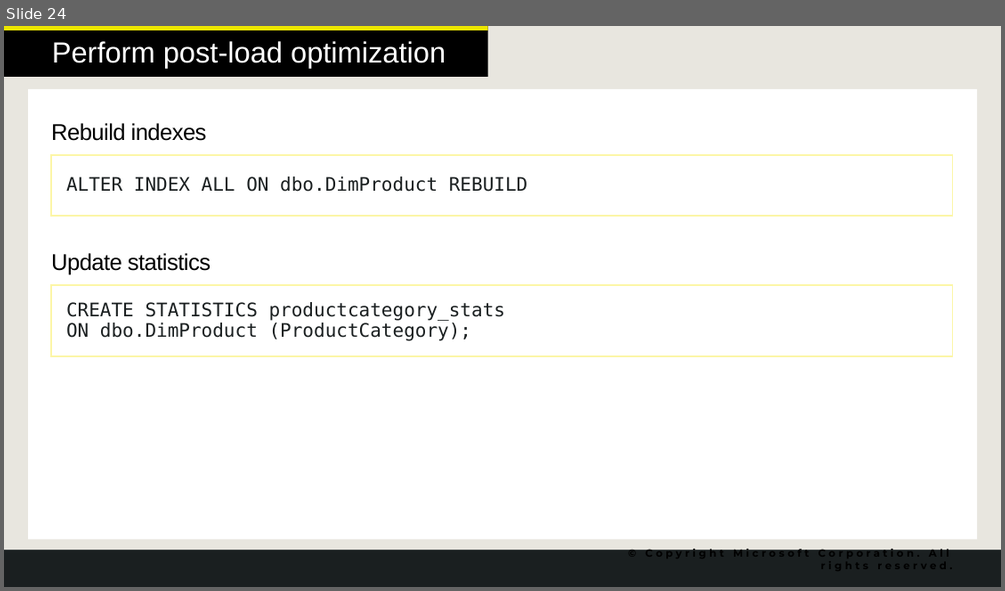
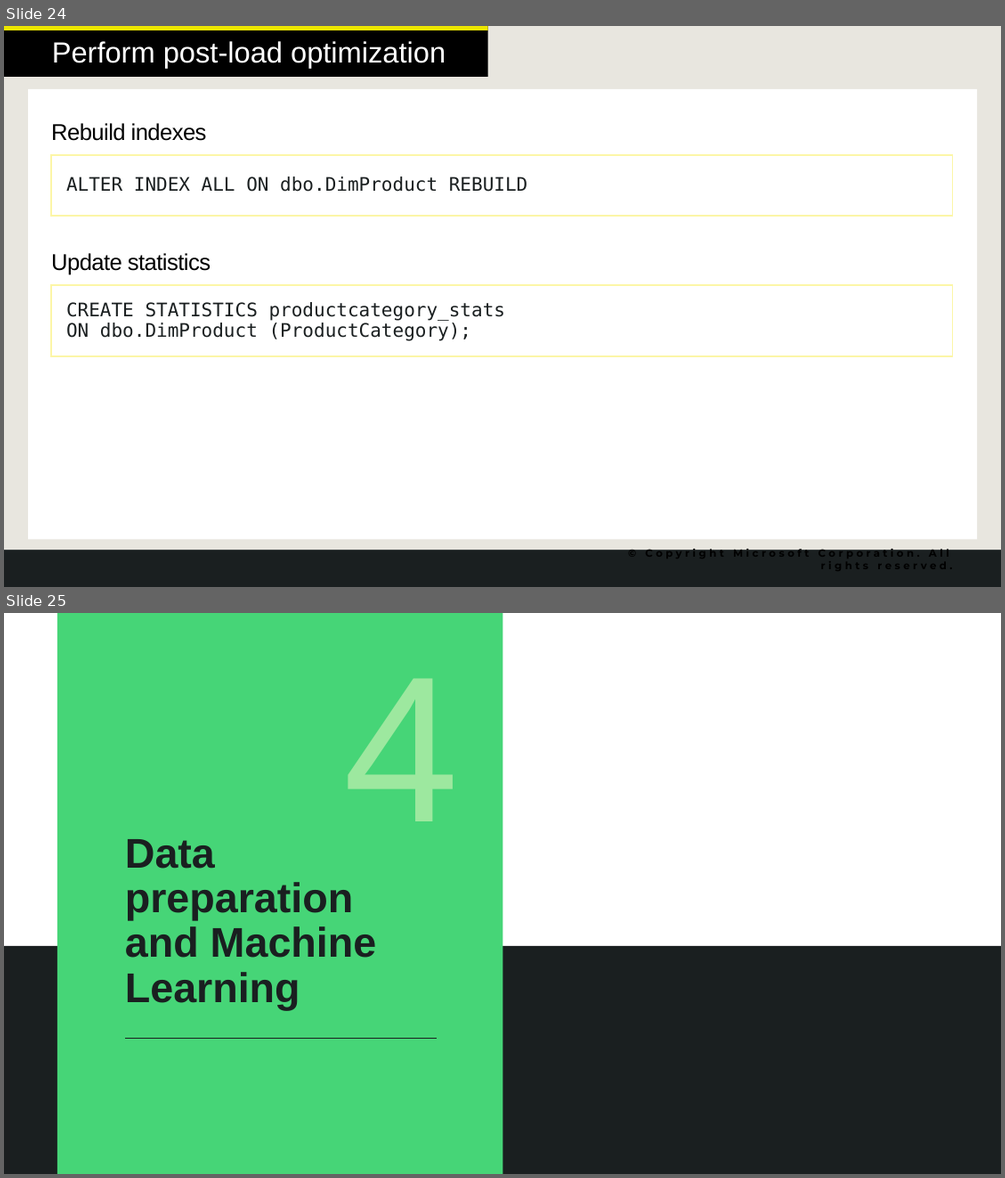
Before and after one commit to solliancenet/azure-data-engineering-conference-workshop-students, a slide deck: 06-Ingest and load data.pptx. Shown one above the other, each under a label of ours: slide 24 before the commit, slides 24 and 25 after it. The pictures are 1005x591 and 1005x1178 pixels, drawn with LibreOffice and Linux fonts; fonts in the diff are those of the drawing; background and template pictures are left out. Boxes give left, top, right and bottom in pixels: in the first picture for what was removed or moved away, otherwise in the second. Text is boxed around its words. In the diff, an @@ line names an element or a change of style, - is before the commit and + after.

```diff
--- a/06-Ingest and load data.pptx
+++ b/06-Ingest and load data.pptx
@@ slide 25 added at (x1=4, y1=613, x2=1001, y2=1174), background #FFFFFF @@
@@ rectangle added at (x1=57, y1=613, x2=502, y2=1174), fill #46D577 @@
@@ text added at (x1=344, y1=678, x2=460, y2=821), 200 pt, text #9DE89F @@
+4
@@ title added at (x1=125, y1=839, x2=377, y2=1010), 40 pt, text #1A1F20, bold @@
+Data preparation and Machine Learning
@@ rectangle added at (x1=4, y1=946, x2=1001, y2=1174), fill #1A1F20 @@
@@ line added from (125, 1038) to (437, 1038), #1A1F20 1 pt @@
```
Also in this commit, not shown: 1 slide changed, 3 other slides added.
